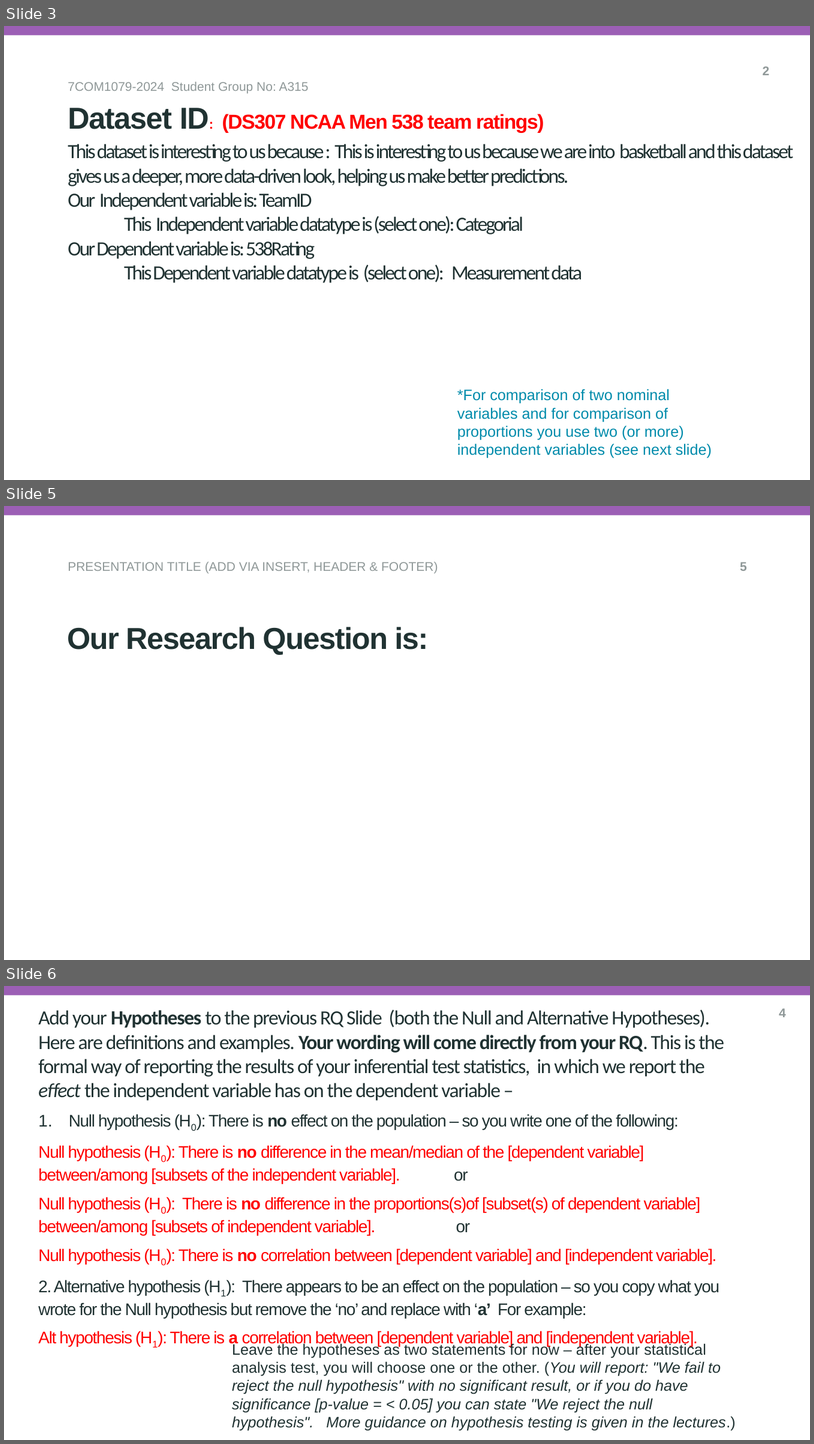
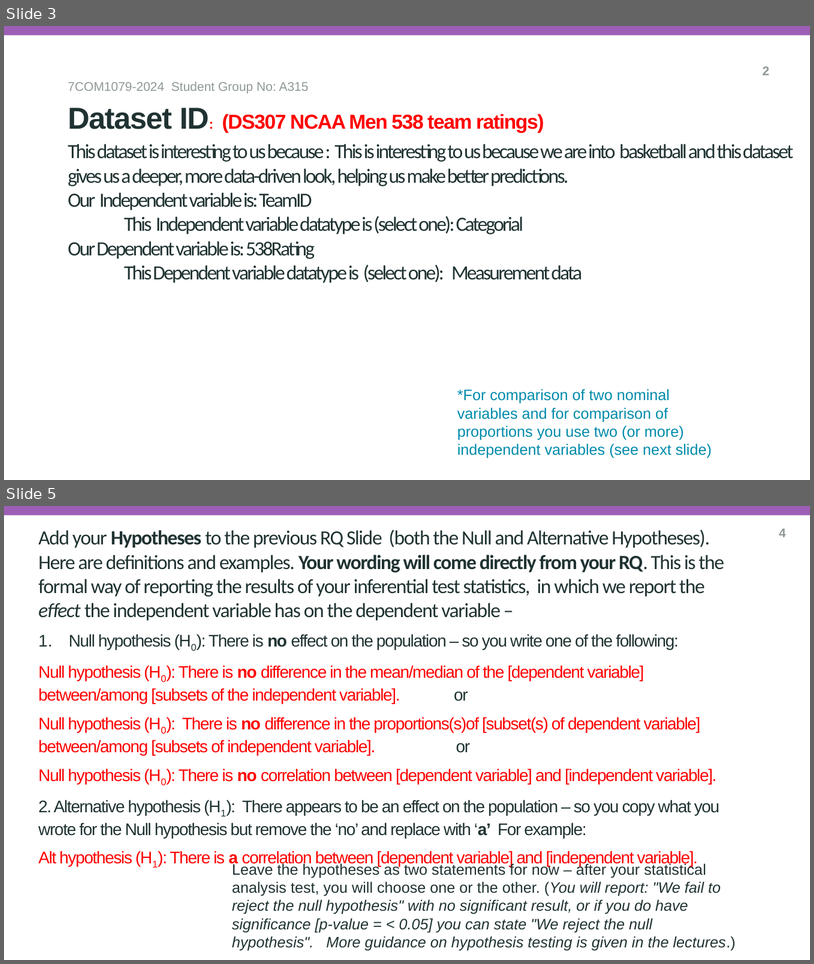
Before and after one commit to IbbiShahid/Research-Question-and-Visualisation, a slide deck: researchQuestion.pptx. Shown one above the other, each under a label of ours: slides 3, 5 and 6 before the commit, slides 3 and 5 after it; the slides between them are not shown. The pictures are 814x1444 and 814x964 pixels, drawn with LibreOffice and Linux fonts; fonts in the diff are those of the drawing; background and template pictures are left out. Boxes give left, top, right and bottom in pixels: in the first picture for what was removed or moved away, otherwise in the second. Text is boxed around its words. In the diff, an @@ line names an element or a change of style, - is before the commit and + after.

```diff
--- a/researchQuestion.pptx
+++ b/researchQuestion.pptx
@@ slide 5 removed at bbox=[4, 506, 810, 960], background #FFFFFF; not listed: 1 template element that a slide beside it also shows @@
@@ text removed at bbox=[68, 562, 438, 573] @@
-PRESENTATION TITLE (ADD VIA INSERT, HEADER & FOOTER)
@@ page number removed at bbox=[740, 562, 747, 571] @@
-5
@@ subtitle removed at bbox=[67, 627, 428, 655] @@
-Our Research Question is:
@@ what was slide 6 is now slide 5 @@
```
Also in this commit, not shown: 1 slide changed.
